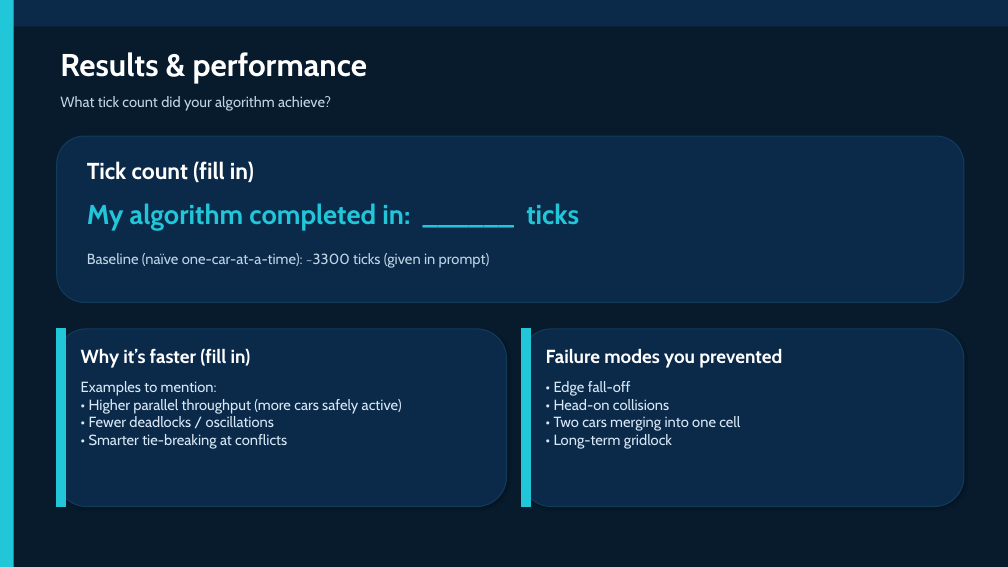
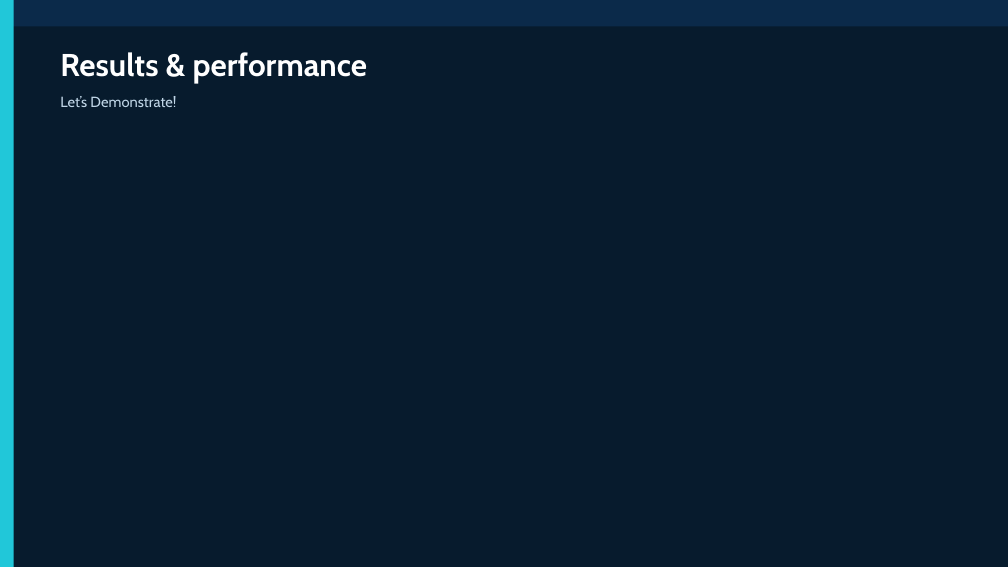
Before and after one commit to Starlordpd233/code, a slide deck: slide 9 of 1.4_car_project/ppt.pptx (slide 10 before the commit). Drawn at 1008x567 pixels with LibreOffice and Linux fonts; fonts in the diff are those of the drawing. Boxes give left, top, right and bottom in pixels: in the first picture for what was removed or moved away, otherwise in the second. Text is boxed around its words. In the diff, an @@ line names an element or a change of style, - is before the commit and + after.

```diff
--- a/1.4_car_project/ppt.pptx
+++ b/1.4_car_project/ppt.pptx
@@ text at <box>60,96,176,107</box>: text changed @@
-What tick count did your algorithm achieve?
+Let’s Demonstrate!
@@ rounded rectangle removed at <box>57,136,964,302</box> @@
@@ text removed at <box>87,161,254,182</box> @@
-Tick count (fill in)
@@ text removed at <box>87,203,579,230</box> @@
-My algorithm completed in: ______ ticks
@@ text removed at <box>87,253,490,268</box> @@
-Baseline (naïve one-car-at-a-time): ~3300 ticks (given in prompt)
@@ rounded rectangle removed at <box>57,329,507,507</box> @@
@@ rectangle removed at <box>57,329,66,507</box> @@
@@ rounded rectangle removed at <box>522,329,964,507</box> @@
@@ rectangle removed at <box>522,329,531,507</box> @@
@@ text removed at <box>81,348,251,368</box> @@
-Why it’s faster (fill in)
@@ text removed at <box>546,348,782,368</box> @@
-Failure modes you prevented
@@ text removed at <box>81,381,402,449</box> @@
-Examples to mention:
-• Higher parallel throughput (more cars safely active)
-• Fewer deadlocks / oscillations
-• Smarter tie-breaking at conflicts
@@ text removed at <box>554,381,740,449</box> @@
-• Edge fall-off
-• Head-on collisions
-• Two cars merging into one cell
-• Long-term gridlock
```
Also in this commit, not shown: 4 other slides changed, 2 slides removed, 3 other files.
